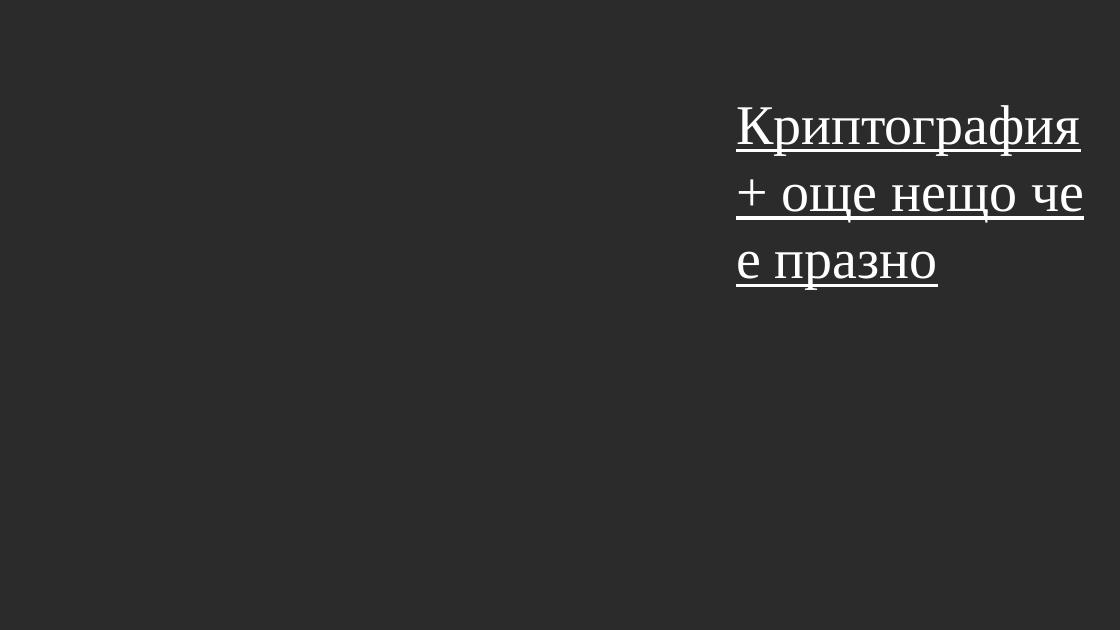
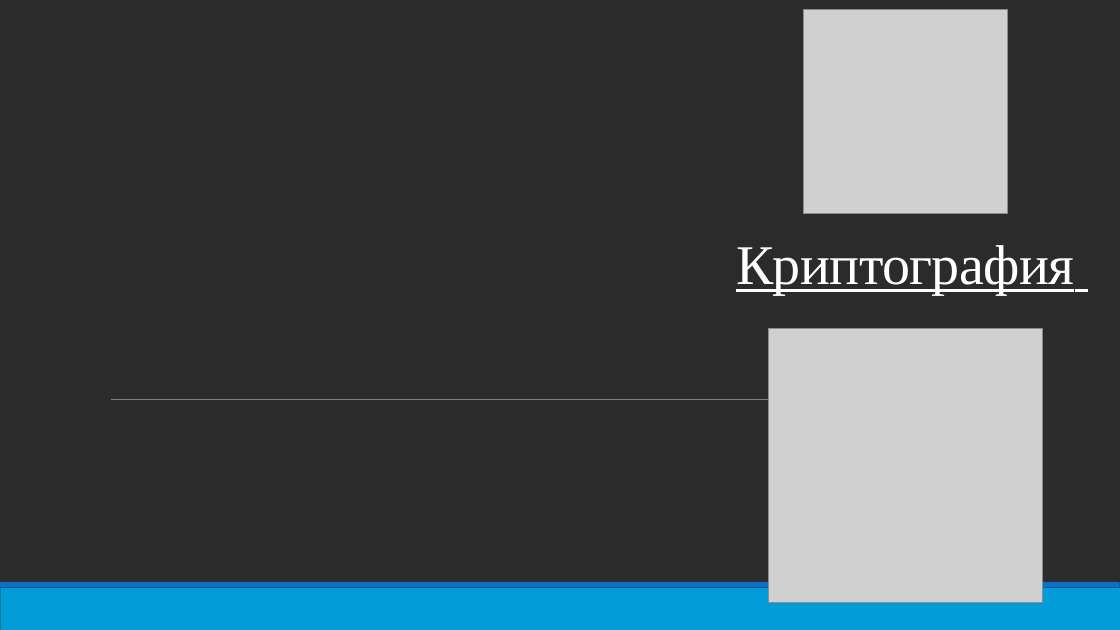
Before and after one commit to pgee-dzi2024/ThemePP_2612, a slide deck: slide 5 of DR/Защита.pptx. Drawn at 1120x630 pixels with LibreOffice and Linux fonts; fonts in the diff are those of the drawing; grey boxes stand for pictures; background and template pictures are left out; a plain dark background stands for a picture behind light text. Boxes give left, top, right and bottom in pixels: in the first picture for what was removed or moved away, otherwise in the second. Text is boxed around its words. In the diff, an @@ line names an element or a change of style, - is before the commit and + after.

```diff
--- a/DR/Защита.pptx
+++ b/DR/Защита.pptx
@@ picture added at (804,10,1008,214) @@
@@ title at (736,245,1074,294): text changed @@
-Криптография + още нещо че е празно
+Криптография
@@ picture added at (768,329,1042,603) @@
@@ line added from (111, 399) to (1018, 399), #808080 0.5 pt @@
@@ rectangle added at (0,588,1120,630), fill #009DD9 @@
@@ rectangle added at (0,582,1120,588), fill #0F6FC6 @@
```
Also in this commit, not shown: 10 other slides changed, 2 slides added, 2 slides removed.
